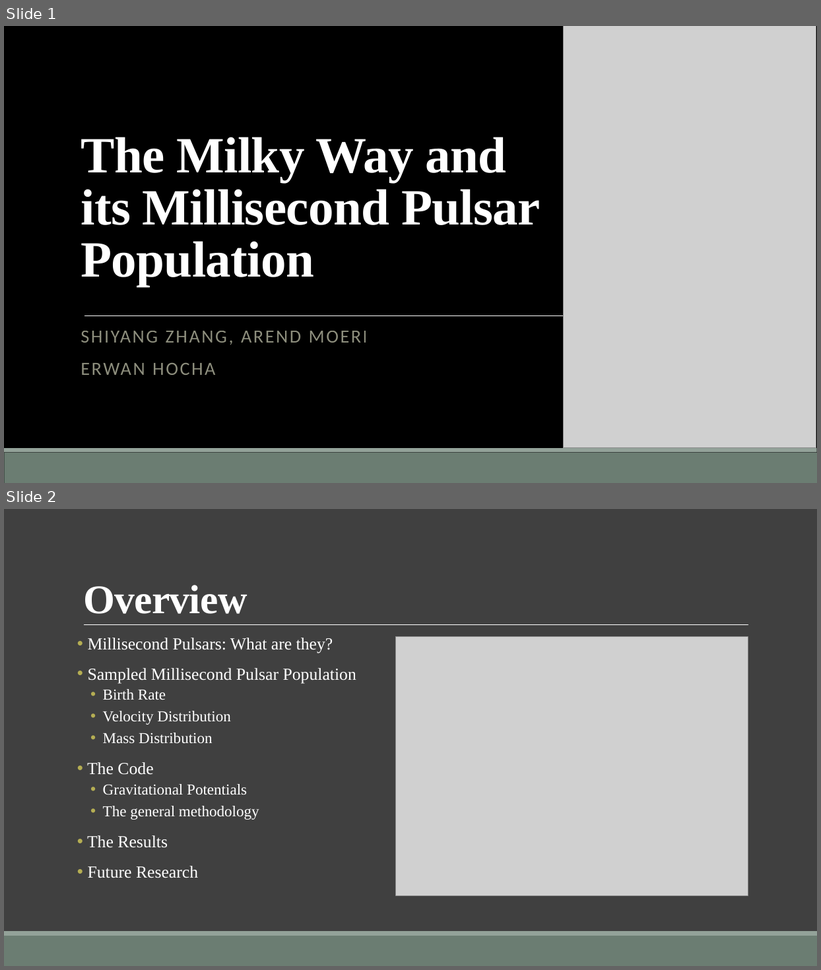
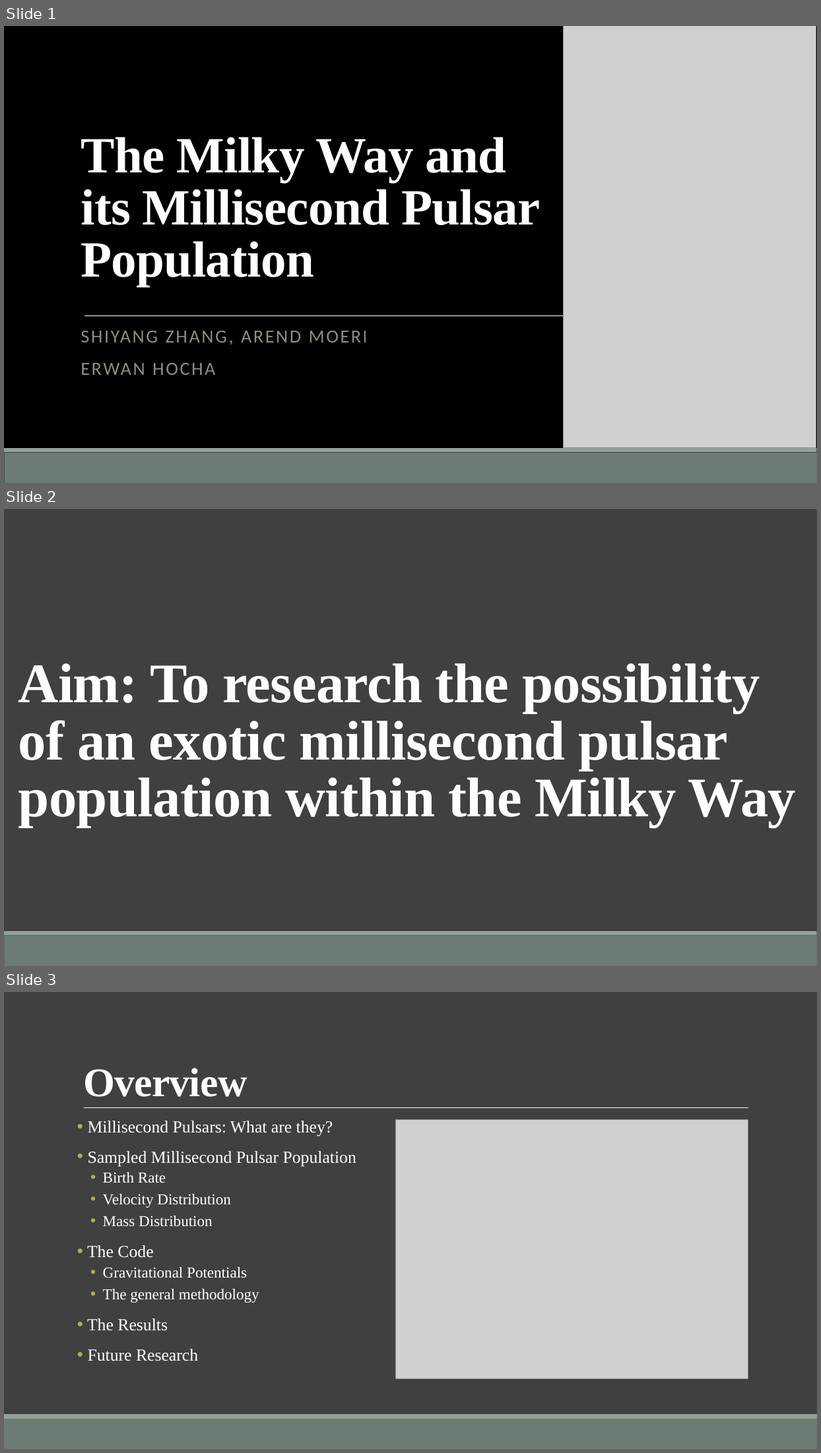
Before and after one commit to ErwanH29/Team-B-Millisecond-Pulsars, a slide deck: Documents/The Milky Way and its Millisecond Pulsar Population.pptx. Shown one above the other, each under a label of ours: slides 1 and 2 before the commit, slides 1, 2 and 3 after it. The pictures are 821x970 and 821x1453 pixels, drawn with LibreOffice and Linux fonts; fonts in the diff are those of the drawing; grey boxes stand for pictures. Boxes give left, top, right and bottom in pixels: in the first picture for what was removed or moved away, otherwise in the second. Text is boxed around its words. In the diff, an @@ line names an element or a change of style, - is before the commit and + after.

```diff
--- a/Documents/The Milky Way and its Millisecond Pulsar Population.pptx
+++ b/Documents/The Milky Way and its Millisecond Pulsar Population.pptx
@@ slide 2 added at box(4, 509, 817, 966), background #404040; not listed: 2 template elements that a slide beside it also shows @@
@@ title added at box(19, 663, 796, 827), 66 pt, text #FFFFFF, bold @@
+Aim: To research the possibility of an exotic millisecond pulsar population within the Milky Way
@@ what was slide 2 is now slide 3 @@
```
Also in this commit, not shown: 7 slides changed.
